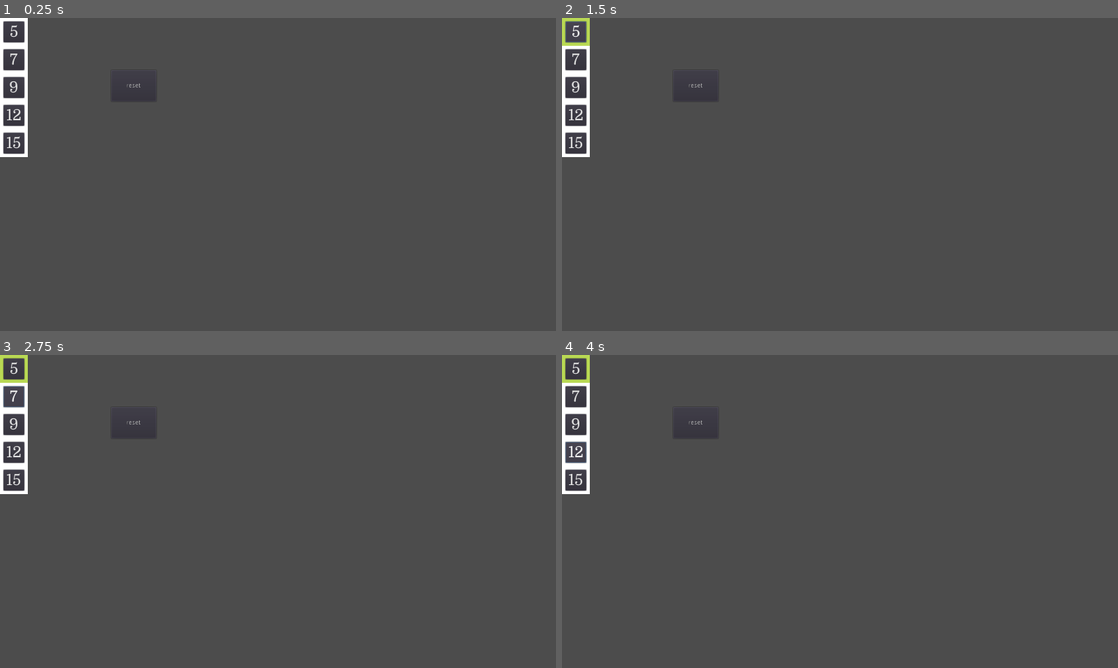
Above: before the commit, frames 1-4 (two rows, left to right).
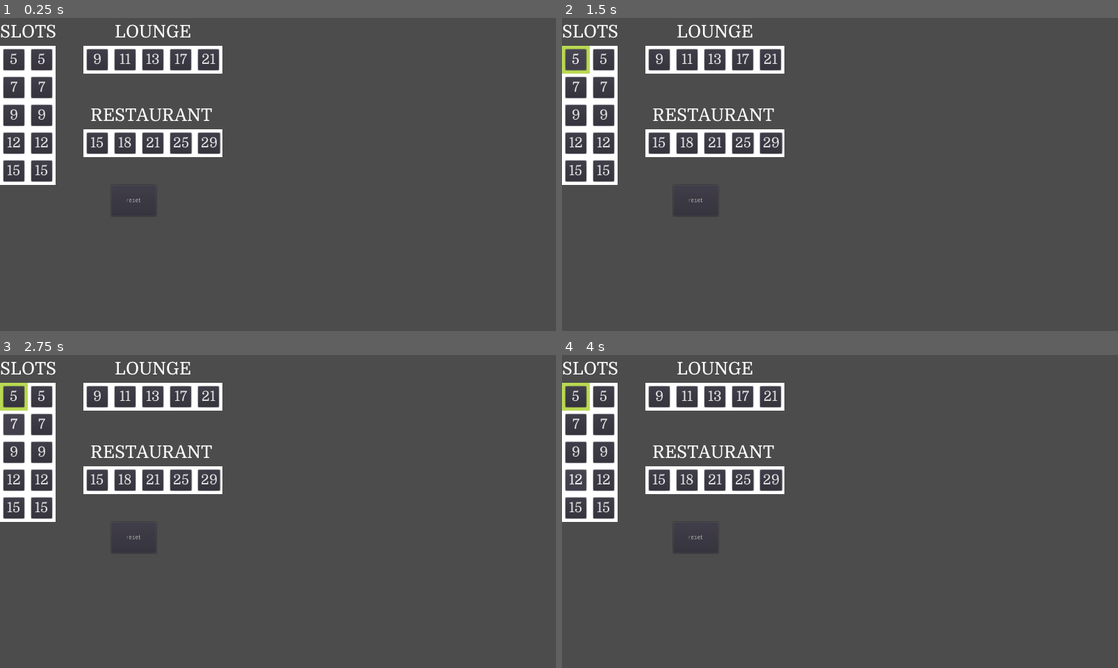
Above: after the commit, the same moments.

Repository: championeal/Vegas-Showdown-Project
Game: Godot game, scene res://Board.tscn
The game is run twice, just before and just after one commit, with the same random seed, the same clock (stepped at 60 frames per second) and the same inputs.
Inputs:
- Up to frame 1 (0.25 s): no input
- Up to frame 2 (1.5 s): click "reset" at 0.5 s; click "5" at 1.25 s
- Up to frame 3 (2.75 s): click "7" at 2 s
- Up to frame 4 (4 s): click "9" at 2.75 s; click "12" at 3.5 s

The runs differ from the first frame. In frame 1, 4.8% of the frame differs, in the area x 0-40%, y 0-59%; in frame 2, 5.0%; in frame 3, 5.0%; in frame 4, 5.0%.

Commit message:
Single Player Bidding

Diff:
--- a/BidTile.gd
+++ b/BidTile.gd
@@ -10,7 +10,6 @@
 
 # Called when the node enters the scene tree for the first time.
 func _ready():
-	add_to_group("bidTiles")
 	$BidPanel.set('custom_styles/panel', styleBox)
 	styleBox.set_bg_color(Color("#fff"))
 
--- a/BidTile.tscn
+++ b/BidTile.tscn
@@ -1,13 +1,17 @@
-[gd_scene load_steps=4 format=2]
+[gd_scene load_steps=5 format=2]
 
 [ext_resource path="res://fonts/Domine-Regular.ttf" type="DynamicFontData" id=1]
 [ext_resource path="res://BidTile.gd" type="Script" id=2]
 
+[sub_resource type="StyleBoxEmpty" id=2]
+
 [sub_resource type="DynamicFont" id=1]
-size = 36
+size = 32
 font_data = ExtResource( 1 )
 
-[node name="BidTile" type="Control"]
+[node name="BidTile" type="Control" groups=[
+"bidTiles",
+]]
 margin_right = 64.0
 margin_bottom = 64.0
 script = ExtResource( 2 )
@@ -26,6 +30,7 @@
 margin_top = 8.0
 margin_right = -8.0
 margin_bottom = -8.0
+custom_styles/focus = SubResource( 2 )
 custom_fonts/font = SubResource( 1 )
 text = "0"
 __meta__ = {
--- a/Board.gd
+++ b/Board.gd
@@ -2,13 +2,24 @@
 
 
 var slotBidValues = [5,7,9,12,15]
+var loungeBidValues = [9,11,13,17,21]
+var restaurantBidValues = [15,18,21,25,29]
 
 
 # Called when the node enters the scene tree for the first time.
 func _ready():
-	var tiles = get_tree().get_nodes_in_group("bidTiles")
-	for i in range(tiles.size()):
-		tiles[i].set_button_text(str(slotBidValues[i]))
+	var slots = $Slots/BidTiles.get_children()
+	for i in range(slots.size()):
+		slots[i].set_button_text(str(slotBidValues[i]))
+	var slots5Player = $Slots/BidTiles5Player.get_children()
+	for i in range(slots.size()):
+		slots5Player[i].set_button_text(str(slotBidValues[i]))
+	var lounges = $Lounge/BidTiles.get_children()
+	for i in range(slots.size()):
+		lounges[i].set_button_text(str(loungeBidValues[i]))
+	var restaurants = $Restaurant/BidTiles.get_children()
+	for i in range(slots.size()):
+		restaurants[i].set_button_text(str(restaurantBidValues[i]))
 
 
 # Called every frame. 'delta' is the elapsed time since the previous frame.
--- a/Board.tscn
+++ b/Board.tscn
@@ -1,7 +1,20 @@
-[gd_scene load_steps=3 format=2]
+[gd_scene load_steps=7 format=2]
 
 [ext_resource path="res://BidTile.tscn" type="PackedScene" id=1]
 [ext_resource path="res://Board.gd" type="Script" id=2]
+[ext_resource path="res://fonts/Domine-Regular.ttf" type="DynamicFontData" id=3]
+
+[sub_resource type="DynamicFont" id=1]
+size = 40
+font_data = ExtResource( 3 )
+
+[sub_resource type="DynamicFont" id=2]
+size = 40
+font_data = ExtResource( 3 )
+
+[sub_resource type="DynamicFont" id=3]
+size = 40
+font_data = ExtResource( 3 )
 
 [node name="Board" type="Control"]
 anchor_right = 1.0
@@ -11,36 +24,196 @@
 "_edit_use_anchors_": false
 }
 
-[node name="BidTile" parent="." instance=ExtResource( 1 )]
-
-[node name="BidTile2" parent="." instance=ExtResource( 1 )]
-margin_top = 64.0
-margin_bottom = 128.0
-
-[node name="BidTile3" parent="." instance=ExtResource( 1 )]
+[node name="Button" type="Button" parent="."]
+margin_left = 256.0
+margin_top = 384.0
+margin_right = 360.0
+margin_bottom = 456.0
+text = "reset"
+__meta__ = {
+"_edit_use_anchors_": false
+}
+
+[node name="Slots" type="Control" parent="."]
+margin_right = 128.0
+margin_bottom = 384.0
+__meta__ = {
+"_edit_group_": true,
+"_edit_use_anchors_": false
+}
+
+[node name="Label" type="Label" parent="Slots"]
+margin_top = 8.0
+margin_right = 130.0
+margin_bottom = 54.0
+custom_fonts/font = SubResource( 1 )
+text = "SLOTS"
+__meta__ = {
+"_edit_use_anchors_": false
+}
+
+[node name="BidTiles" type="Control" parent="Slots"]
+margin_left = 64.0
+margin_top = 64.0
+margin_right = 128.0
+margin_bottom = 384.0
+__meta__ = {
+"_edit_group_": true,
+"_edit_use_anchors_": false
+}
+
+[node name="BidTile0" parent="Slots/BidTiles" instance=ExtResource( 1 )]
+
+[node name="BidTile1" parent="Slots/BidTiles" instance=ExtResource( 1 )]
+margin_top = 64.0
+margin_bottom = 128.0
+
+[node name="BidTile2" parent="Slots/BidTiles" instance=ExtResource( 1 )]
 margin_top = 128.0
 margin_bottom = 192.0
 
-[node name="BidTile4" parent="." instance=ExtResource( 1 )]
+[node name="BidTile3" parent="Slots/BidTiles" instance=ExtResource( 1 )]
 margin_top = 192.0
 margin_bottom = 256.0
 
-[node name="BidTile5" parent="." instance=ExtResource( 1 )]
+[node name="BidTile4" parent="Slots/BidTiles" instance=ExtResource( 1 )]
 margin_top = 256.0
 margin_bottom = 320.0
 
-[node name="Button" type="Button" parent="."]
+[node name="BidTiles5Player" type="Control" parent="Slots"]
+margin_top = 64.0
+margin_right = 64.0
+margin_bottom = 384.0
+__meta__ = {
+"_edit_group_": true,
+"_edit_use_anchors_": false
+}
+
+[node name="BidTile0" parent="Slots/BidTiles5Player" instance=ExtResource( 1 )]
+
+[node name="BidTile1" parent="Slots/BidTiles5Player" instance=ExtResource( 1 )]
+margin_top = 64.0
+margin_bottom = 128.0
+
+[node name="BidTile2" parent="Slots/BidTiles5Player" instance=ExtResource( 1 )]
+margin_top = 128.0
+margin_bottom = 192.0
+
+[node name="BidTile3" parent="Slots/BidTiles5Player" instance=ExtResource( 1 )]
+margin_top = 192.0
+margin_bottom = 256.0
+
+[node name="BidTile4" parent="Slots/BidTiles5Player" instance=ExtResource( 1 )]
+margin_top = 256.0
+margin_bottom = 320.0
+
+[node name="Lounge" type="Control" parent="."]
+margin_left = 192.0
+margin_right = 512.0
+margin_bottom = 128.0
+__meta__ = {
+"_edit_group_": true,
+"_edit_use_anchors_": false
+}
+
+[node name="Label" type="Label" parent="Lounge"]
+anchor_left = 0.5
+anchor_right = 0.5
+margin_left = -88.0
+margin_top = 8.0
+margin_right = 88.0
+margin_bottom = 54.0
+custom_fonts/font = SubResource( 2 )
+text = "LOUNGE"
+
+[node name="BidTiles" type="Control" parent="Lounge"]
+margin_top = 64.0
+margin_right = 320.0
+margin_bottom = 128.0
+__meta__ = {
+"_edit_use_anchors_": false
+}
+
+[node name="BidTile0" parent="Lounge/BidTiles" instance=ExtResource( 1 )]
+
+[node name="BidTile1" parent="Lounge/BidTiles" instance=ExtResource( 1 )]
+margin_left = 64.0
+margin_right = 128.0
+
+[node name="BidTile2" parent="Lounge/BidTiles" instance=ExtResource( 1 )]
+margin_left = 128.0
+margin_right = 192.0
+
+[node name="BidTile3" parent="Lounge/BidTiles" instance=ExtResource( 1 )]
+margin_left = 192.0
+margin_right = 256.0
+
+[node name="BidTile4" parent="Lounge/BidTiles" instance=ExtResource( 1 )]
 margin_left = 256.0
-margin_top = 120.0
-margin_right = 360.0
-margin_bottom = 192.0
-text = "reset"
-__meta__ = {
-"_edit_use_anchors_": false
-}
-[connection signal="bid_placed" from="BidTile" to="." method="_on_bid_placed"]
-[connection signal="bid_placed" from="BidTile2" to="." method="_on_bid_placed"]
-[connection signal="bid_placed" from="BidTile3" to="." method="_on_bid_placed"]
-[connection signal="bid_placed" from="BidTile4" to="." method="_on_bid_placed"]
-[connection signal="bid_placed" from="BidTile5" to="." method="_on_bid_placed"]
+margin_right = 320.0
+
+[node name="Restaurant" type="Control" parent="."]
+margin_left = 192.0
+margin_top = 192.0
+margin_right = 512.0
+margin_bottom = 320.0
+__meta__ = {
+"_edit_group_": true
+}
+
+[node name="BidTiles" type="Control" parent="Restaurant"]
+margin_top = 64.0
+margin_right = 320.0
+margin_bottom = 128.0
+__meta__ = {
+"_edit_use_anchors_": false
+}
+
+[node name="BidTile0" parent="Restaurant/BidTiles" instance=ExtResource( 1 )]
+
+[node name="BidTile1" parent="Restaurant/BidTiles" instance=ExtResource( 1 )]
+margin_left = 64.0
+margin_right = 128.0
+
+[node name="BidTile2" parent="Restaurant/BidTiles" instance=ExtResource( 1 )]
+margin_left = 128.0
+margin_right = 192.0
+
+[node name="BidTile3" parent="Restaurant/BidTiles" instance=ExtResource( 1 )]
+margin_left = 192.0
+margin_right = 256.0
+
+[node name="BidTile4" parent="Restaurant/BidTiles" instance=ExtResource( 1 )]
+margin_left = 256.0
+margin_right = 320.0
+
+[node name="Label" type="Label" parent="Restaurant"]
+anchor_left = 0.5
+anchor_right = 0.5
+margin_left = -144.0
+margin_top = 8.0
+margin_right = 136.0
+margin_bottom = 54.0
+custom_fonts/font = SubResource( 3 )
+text = "RESTAURANT"
 [connection signal="pressed" from="Button" to="." method="_on_Button_pressed"]
+[connection signal="bid_placed" from="Slots/BidTiles/BidTile0" to="." method="_on_bid_placed"]
+[connection signal="bid_placed" from="Slots/BidTiles/BidTile1" to="." method="_on_bid_placed"]
+[connection signal="bid_placed" from="Slots/BidTiles/BidTile2" to="." method="_on_bid_placed"]
+[connection signal="bid_placed" from="Slots/BidTiles/BidTile3" to="." method="_on_bid_placed"]
+[connection signal="bid_placed" from="Slots/BidTiles/BidTile4" to="." method="_on_bid_placed"]
+[connection signal="bid_placed" from="Slots/BidTiles5Player/BidTile0" to="." method="_on_bid_placed"]
+[connection signal="bid_placed" from="Slots/BidTiles5Player/BidTile1" to="." method="_on_bid_placed"]
+[connection signal="bid_placed" from="Slots/BidTiles5Player/BidTile2" to="." method="_on_bid_placed"]
+[connection signal="bid_placed" from="Slots/BidTiles5Player/BidTile3" to="." method="_on_bid_placed"]
+[connection signal="bid_placed" from="Slots/BidTiles5Player/BidTile4" to="." method="_on_bid_placed"]
+[connection signal="bid_placed" from="Lounge/BidTiles/BidTile0" to="." method="_on_bid_placed"]
+[connection signal="bid_placed" from="Lounge/BidTiles/BidTile1" to="." method="_on_bid_placed"]
+[connection signal="bid_placed" from="Lounge/BidTiles/BidTile2" to="." method="_on_bid_placed"]
+[connection signal="bid_placed" from="Lounge/BidTiles/BidTile3" to="." method="_on_bid_placed"]
+[connection signal="bid_placed" from="Lounge/BidTiles/BidTile4" to="." method="_on_bid_placed"]
+[connection signal="bid_placed" from="Restaurant/BidTiles/BidTile0" to="." method="_on_bid_placed"]
+[connection signal="bid_placed" from="Restaurant/BidTiles/BidTile1" to="." method="_on_bid_placed"]
+[connection signal="bid_placed" from="Restaurant/BidTiles/BidTile2" to="." method="_on_bid_placed"]
+[connection signal="bid_placed" from="Restaurant/BidTiles/BidTile3" to="." method="_on_bid_placed"]
+[connection signal="bid_placed" from="Restaurant/BidTiles/BidTile4" to="." method="_on_bid_placed"]
